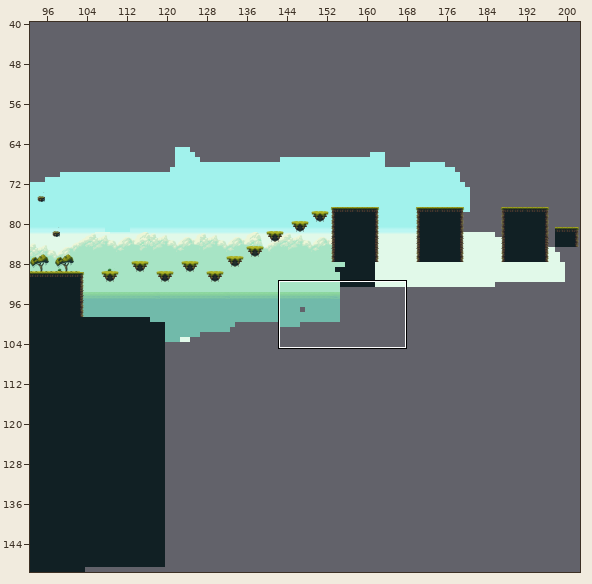
Two states of a Tiled map, core/assets/untitled.tmx. The picture above shows the old version from afar; the outline marks the close-up.
Close-up. Earlier state:
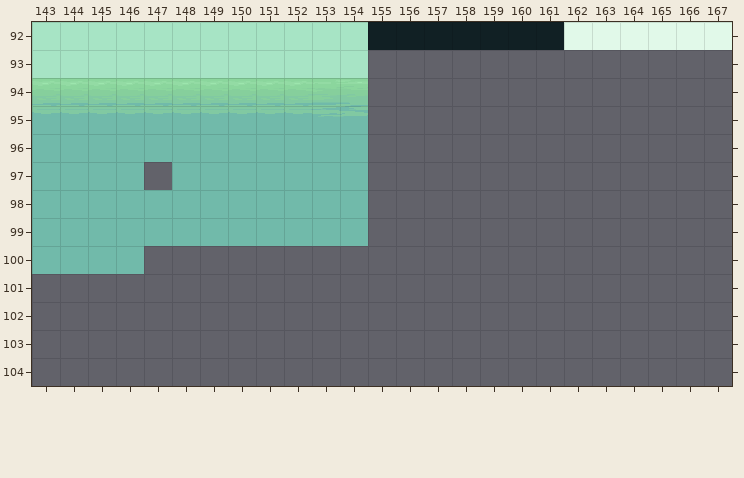
Cells are 32x32 px. Shown: x 143..167, y 92..104. The commit also changed other parts of the map, which this record leaves out.
And afterwards:
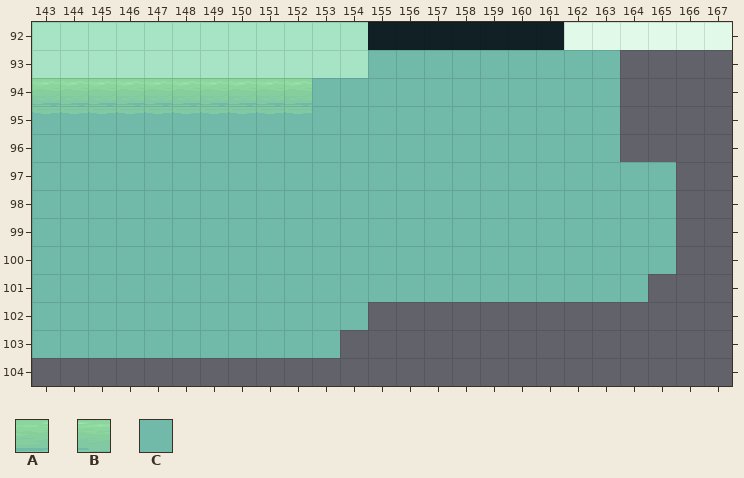
Key: from "sea": A 1, B 2, C 6.
_ is an empty cell, . an unchanged one.
Changes in this commit:
--- layer "Sky/Sea"
@@ x 143..165 @@
- 93 ............_________..
- 94 ..........AB_________..
- 95 ............_________..
- 96 ............_________..
- 97 ...._.......___________
- 98 ............___________
- 99 ............___________
-100 ....___________________
-101 ______________________.
-102 ____________...........
-103 ___________............
+ 93 ............CCCCCCCCC..
+ 94 ..........CCCCCCCCCCC..
+ 95 ............CCCCCCCCC..
+ 96 ............CCCCCCCCC..
+ 97 ....C.......CCCCCCCCCCC
+ 98 ............CCCCCCCCCCC
+ 99 ............CCCCCCCCCCC
+100 ....CCCCCCCCCCCCCCCCCCC
+101 CCCCCCCCCCCCCCCCCCCCCC.
+102 CCCCCCCCCCCC...........
+103 CCCCCCCCCCC............
